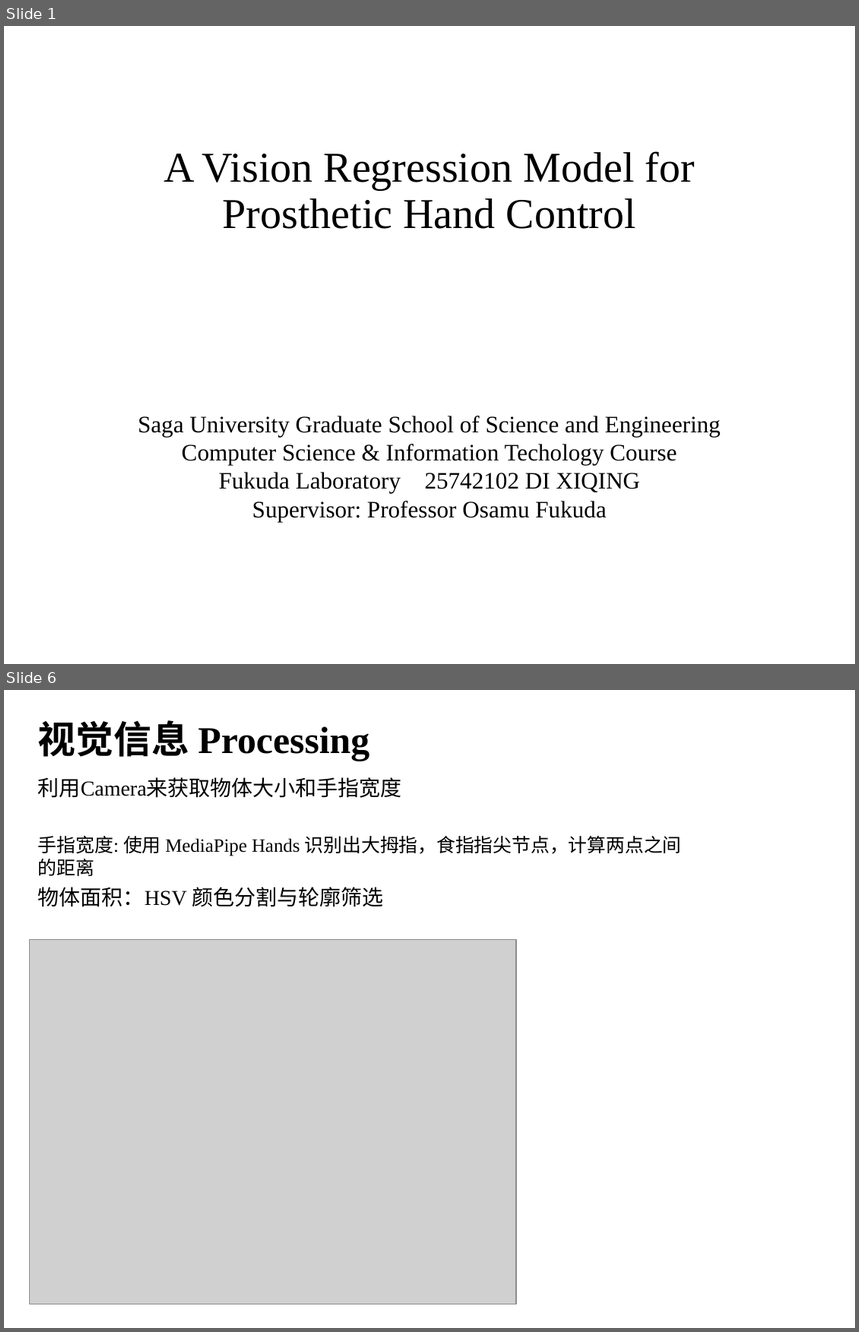
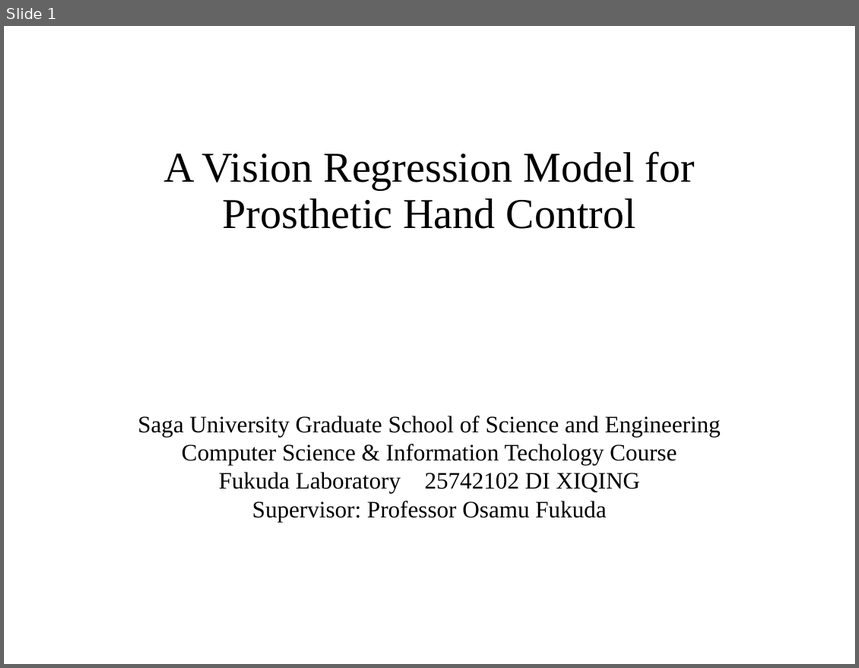
Before and after one commit to DiXiQing/Multimodal_Imitation_Learning, a slide deck: Zemi/2026-10-28-Di.pptx. Shown one above the other, each under a label of ours: slides 1 and 6 before the commit, slide 1 after it; the slides between them are not shown. The pictures are 859x1332 and 859x668 pixels, drawn with LibreOffice and Linux fonts; fonts in the diff are those of the drawing; grey boxes stand for pictures. Boxes give left, top, right and bottom in pixels: in the first picture for what was removed or moved away, otherwise in the second. Text is boxed around its words. In the diff, an @@ line names an element or a change of style, - is before the commit and + after.

```diff
--- a/Zemi/2026-10-28-Di.pptx
+++ b/Zemi/2026-10-28-Di.pptx
@@ slide 6 removed at bbox=[4, 690, 855, 1328], background #FFFFFF @@
@@ text removed at bbox=[38, 720, 370, 761] @@
-视觉信息 Processing
@@ text removed at bbox=[38, 777, 402, 798] @@
-利用Camera来获取物体大小和手指宽度
@@ text removed at bbox=[38, 836, 682, 876] @@
-手指宽度: 使用 MediaPipe Hands 识别出大拇指，食指指尖节点，计算两点之间的距离
@@ text removed at bbox=[38, 887, 383, 907] @@
-物体面积：HSV 颜色分割与轮廓筛选
@@ picture removed at bbox=[30, 939, 516, 1305] @@
```
Also in this commit, not shown: 4 slides changed, 9 slides added, 11 other slides removed, 49 other files.
